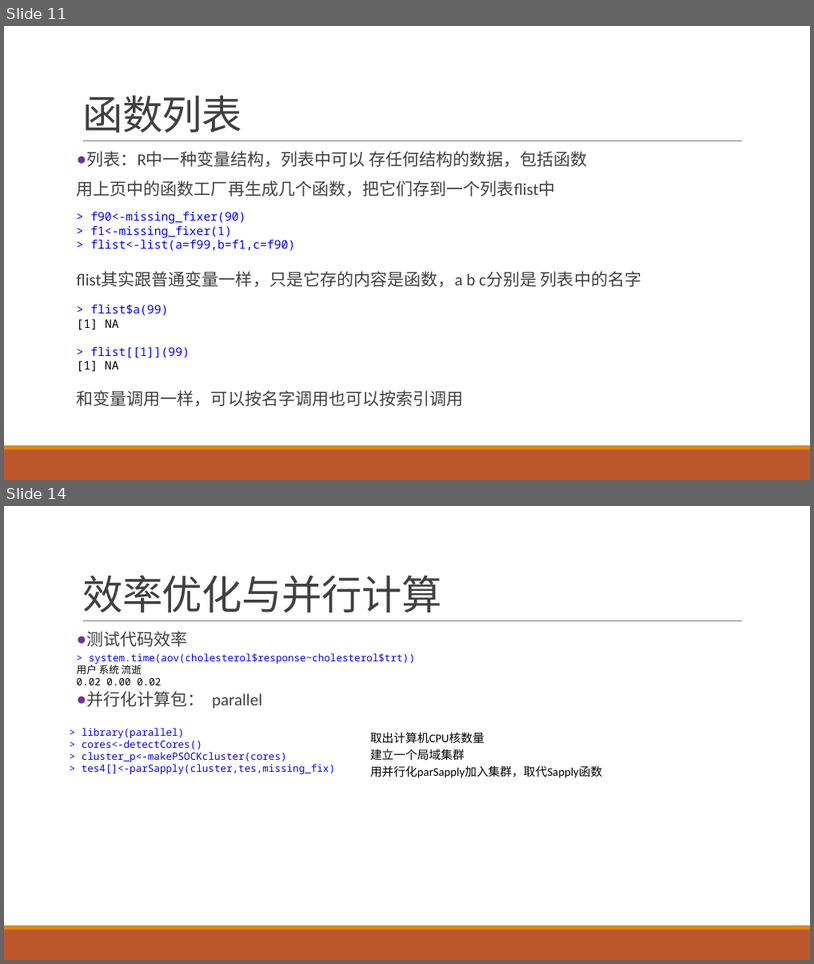
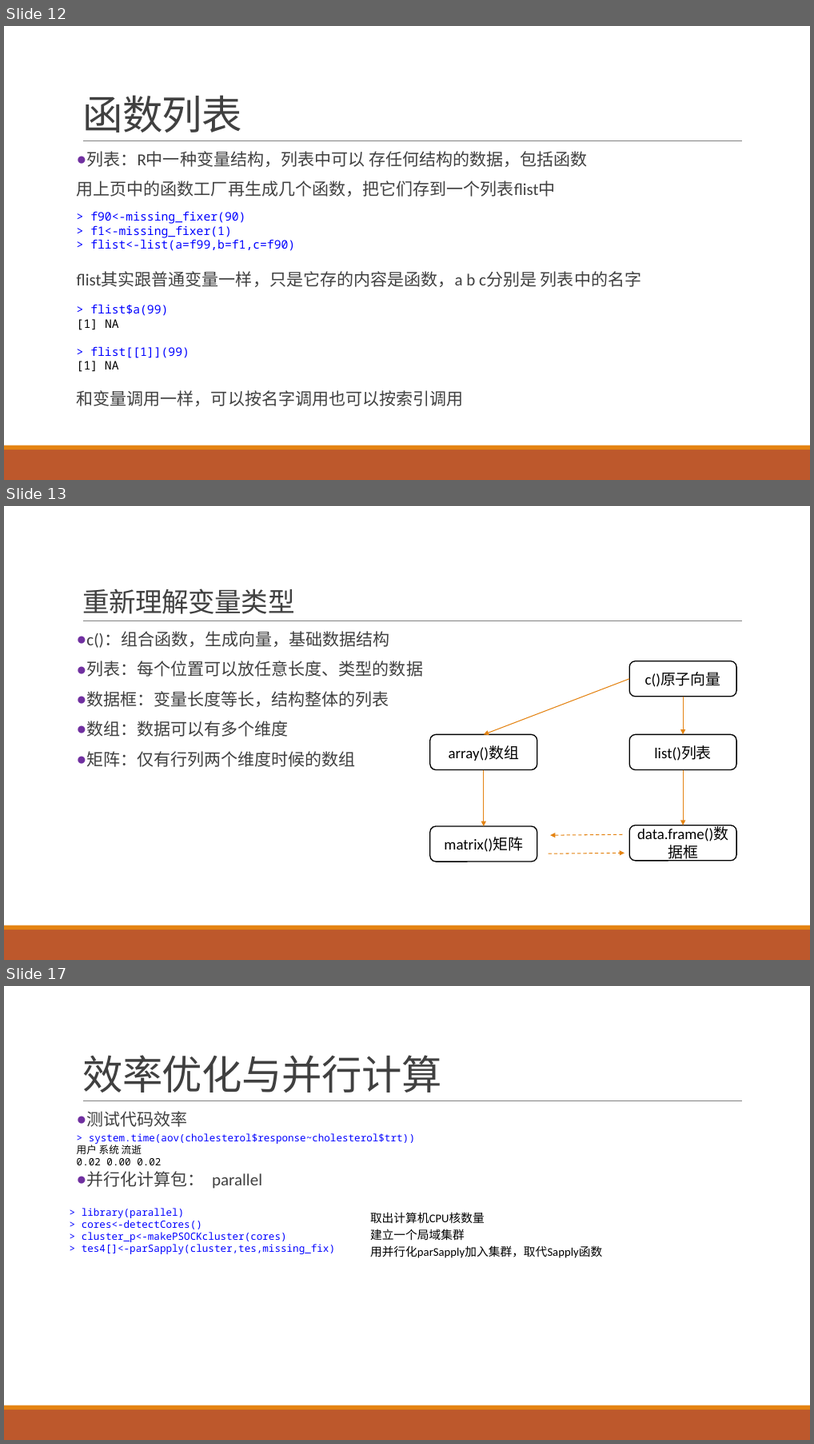
Before and after one commit to exoplanetX/DataAnalytics, a slide deck: 实验-6-函数式编程.pptx. Shown one above the other, each under a label of ours: slides 11 and 14 before the commit, slides 12, 13 and 17 after it; the slides between them are not shown. The pictures are 814x964 and 814x1444 pixels, drawn with LibreOffice and Linux fonts; fonts in the diff are those of the drawing. Boxes give left, top, right and bottom in pixels: in the first picture for what was removed or moved away, otherwise in the second. Text is boxed around its words. In the diff, an @@ line names an element or a change of style, - is before the commit and + after.

```diff
--- a/实验-6-函数式编程.pptx
+++ b/实验-6-函数式编程.pptx
@@ slide 13 added at bbox=[4, 506, 810, 960], background #FFFFFF; not listed: 3 template elements that a slide beside it also shows @@
@@ title added at bbox=[82, 588, 294, 614], 32 pt, text #404040 @@
+重新理解变量类型
@@ text added at bbox=[86, 632, 423, 767], 20 pt, text #404040 @@
+● c()：组合函数，生成向量，基础数据结构
+● 列表：每个位置可以放任意长度、类型的数据
+● 数据框：变量长度等长，结构整体的列表
+● 数组：数据可以有多个维度
+● 矩阵：仅有行列两个维度时候的数组
@@ group added at bbox=[430, 661, 738, 861]: 5 rounded rectangles, 4 arrows @@
+c()原子向量
+list()列表
+array()数组
+data.frame()数据框
+matrix()矩阵
@@ arrow added from (623, 835) to (551, 835), #E48312 1 pt dashed @@
@@ arrow added from (549, 853) to (625, 852), #E48312 1 pt dashed @@
@@ what was slide 11 is now slide 12 @@
@@ what was slide 14 is now slide 17 @@
```
Also in this commit, not shown: 3 slides changed, 3 other slides added, 1 slide removed, 2 other files.
